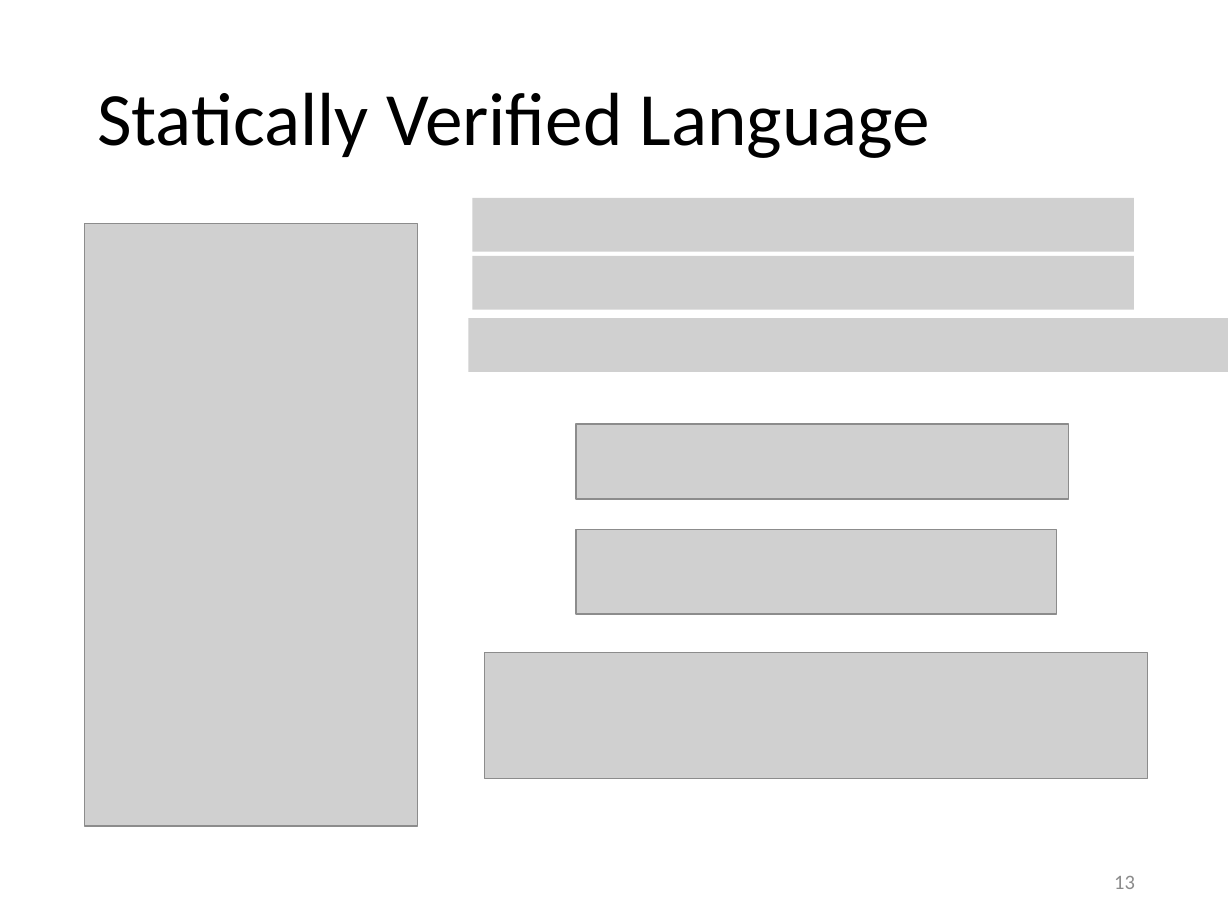
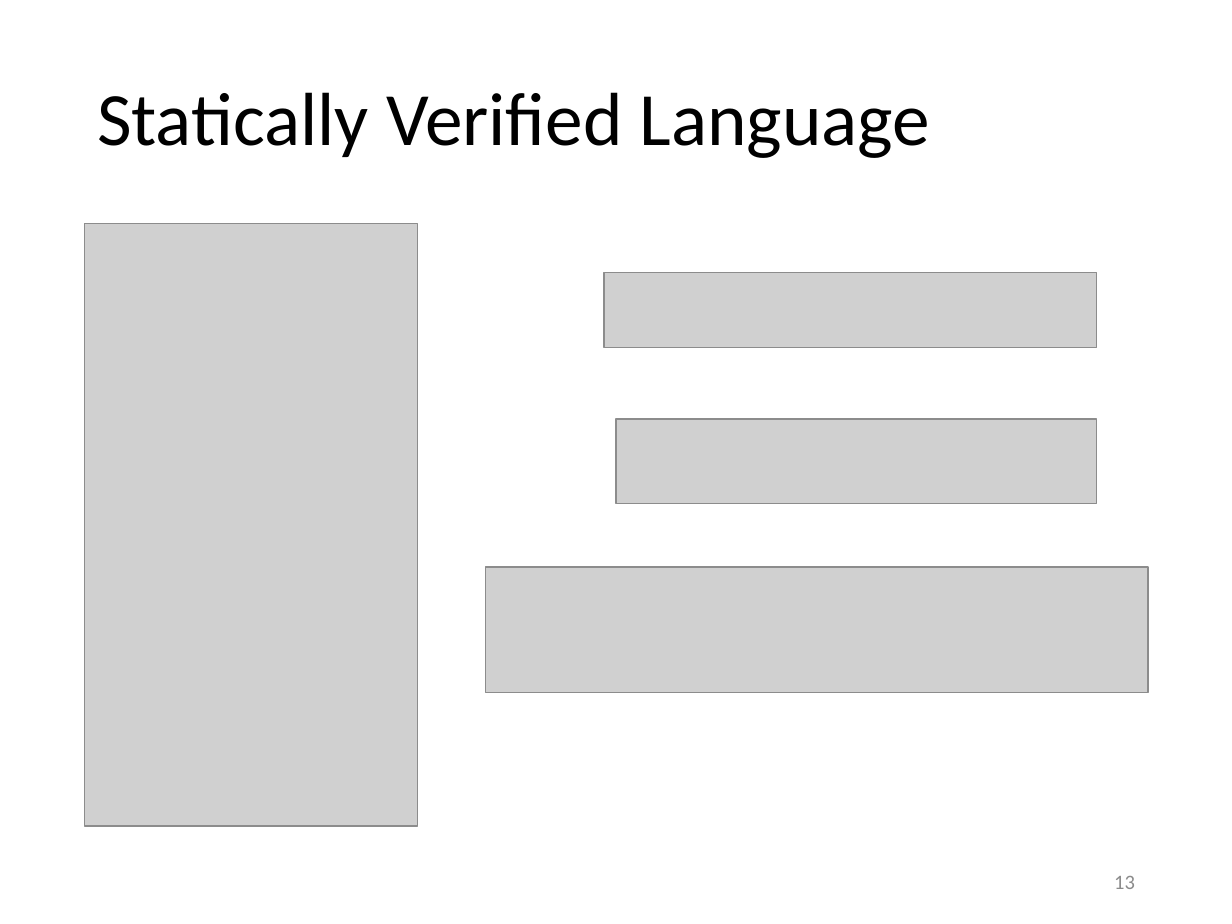
Before and after one commit to olydis/GradVerThesis, a slide deck: slide 13 of presentation/PLunch.pptm. Drawn at 1232x924 pixels with LibreOffice and Linux fonts; fonts in the diff are those of the drawing; grey boxes stand for pictures. Boxes give left, top, right and bottom in pixels: in the first picture for what was removed or moved away, otherwise in the second. Text is boxed around its words. In the diff, an @@ line names an element or a change of style, - is before the commit and + after.

```diff
--- a/presentation/PLunch.pptm
+++ b/presentation/PLunch.pptm
@@ picture removed at [472, 198, 1133, 253] @@
@@ picture removed at [472, 256, 1133, 310] @@
@@ picture: place and size @@
-picture at [575, 424, 1068, 499]
+picture at [604, 272, 1096, 347]
@@ picture removed at [468, 318, 1228, 372] @@
@@ picture: place and size @@
-picture at [575, 530, 1056, 615]
+picture at [616, 419, 1096, 504]
@@ picture: place and size @@
-picture at [484, 653, 1147, 779]
+picture at [485, 567, 1148, 692]
```
Also in this commit, not shown: 4 other slides changed, 3 slides added, 4 slides removed, 1 other file.
